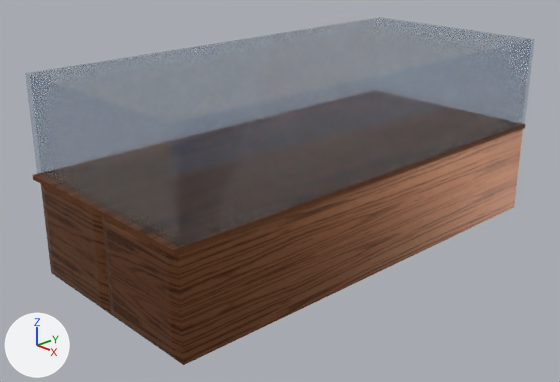
One commit to the Blender file Tu_be.blend: the scene before it, then after it.
Rendered twice from a 50 mm camera at (11.26, -11.24, 6.22) aimed at (-0.17, -0.59, 0.21). The lights are fixed; the arrows at lower left show +X, +Y and +Z.
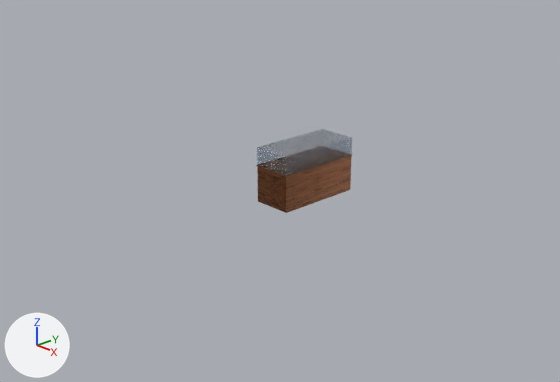
What differs and where, as boxes (x1, y1, x2, y2) in the pictures (560 x 382 px):
'Cube.002', moved, rescaled (81% narrower, 79% shorter)
    before: (25, 17, 535, 250)
    after: (257, 129, 352, 176)
'Cube', moved, rescaled (80% narrower, 76% shorter)
    before: (41, 129, 523, 365)
    after: (257, 156, 352, 213)
'Cube.001', moved, rescaled
    before: (33, 125, 525, 256)
    after: (256, 155, 352, 177)

Patch to the scene script:
```diff
--- a/Tu_be.blend.py
+++ b/Tu_be.blend.py
@@ ob_cube @@
 ob_cube = bpy.data.objects.new('Cube', me_cube)
-ob_cube.location = (0.0, 0.0, 0.0)
-ob_cube.scale = (2.25, 5.0, 1.0)
+ob_cube.location = (0.0, 0.0, 0.4)
+ob_cube.scale = (0.445, 0.988, 0.401)
@@ ob_cube_001 @@
 ob_cube_001 = bpy.data.objects.new('Cube.001', me_cube_001)
-ob_cube_001.location = (-0.07, 0.0, 1.05)
-ob_cube_001.scale = (2.33, 5.08, 0.05)
+ob_cube_001.location = (-0.01, 0.0, 0.81)
+ob_cube_001.scale = (0.46, 1.0, 0.00988)
@@ ob_cube_002 @@
 ob_cube_002 = bpy.data.objects.new('Cube.002', me_cube_002)
-ob_cube_002.location = (-0.01, 0.0, 2.1)
-ob_cube_002.scale = (2.25, 5.0, 1.0)
+ob_cube_002.location = (0.0, 0.0, 1.02)
+ob_cube_002.scale = (0.445, 0.988, 0.198)
 _m = ob_cube_002.modifiers.new('Solidify', 'SOLIDIFY')
```
